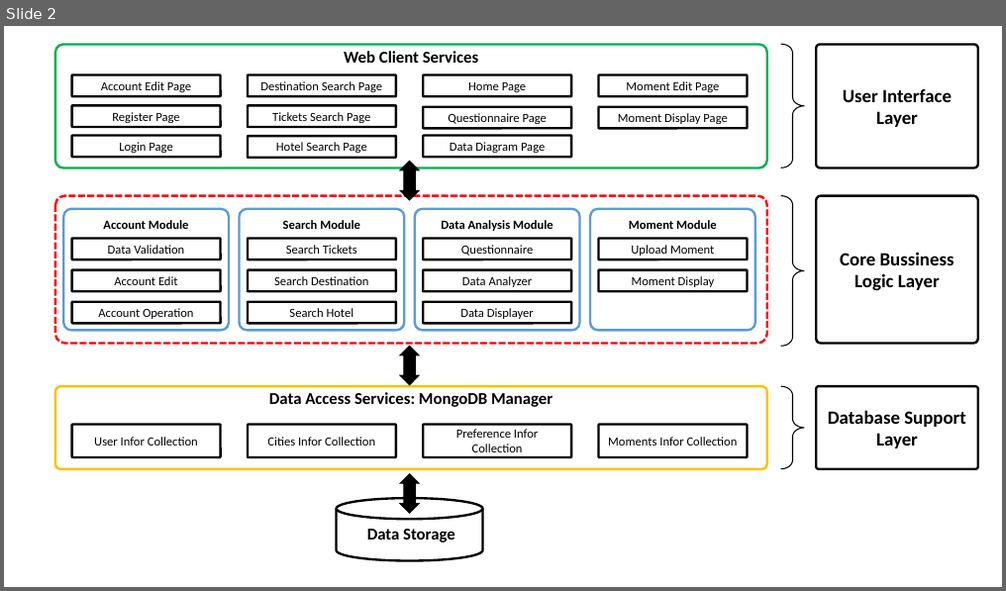
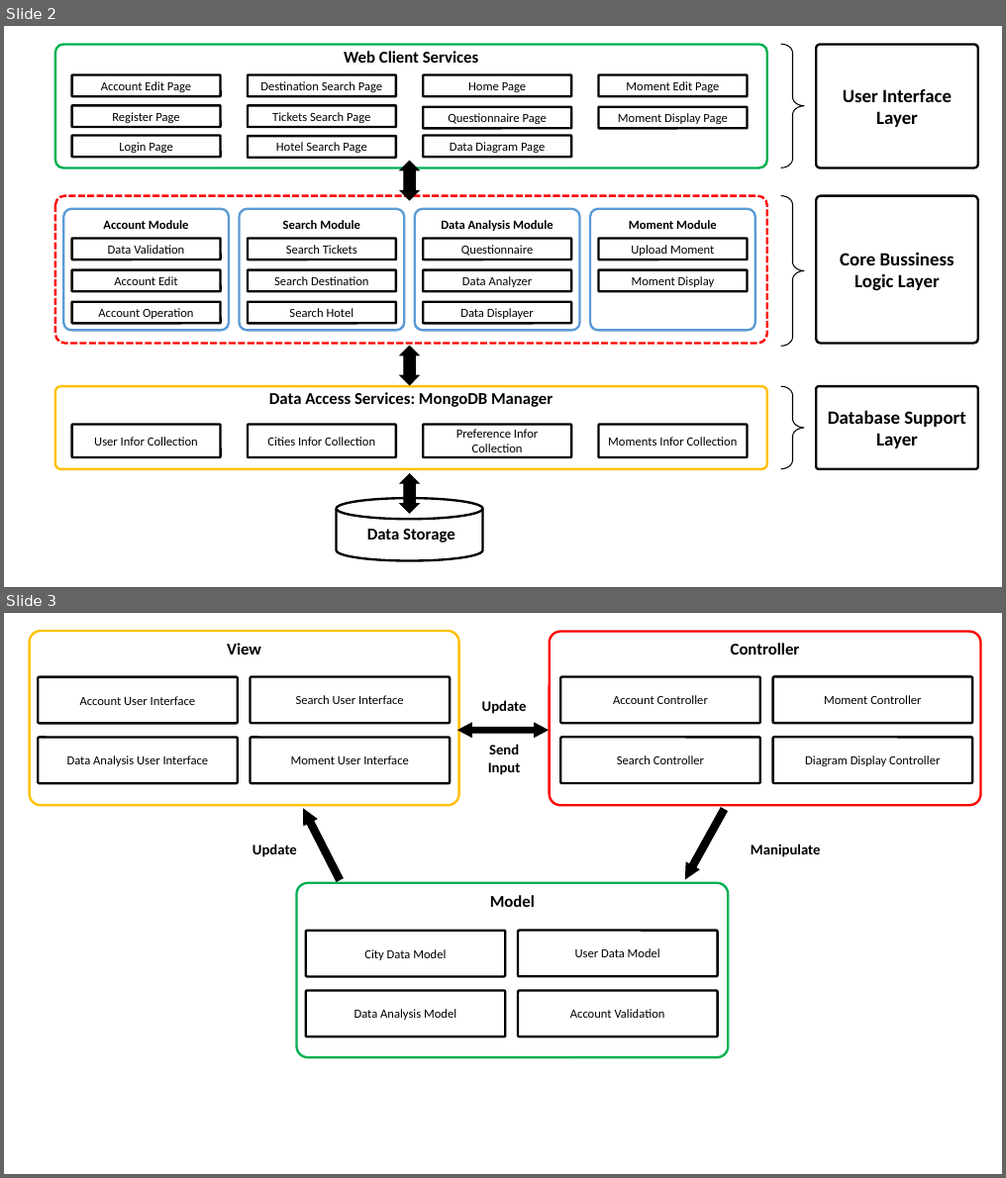
Before and after one commit to Software-Engineering-Seven-Group/ICDESystem, a slide deck: report_project/Delivery3/Report Graph.pptx. Shown one above the other, each under a label of ours: slide 2 before the commit, slides 2 and 3 after it. The pictures are 1006x591 and 1006x1178 pixels, drawn with LibreOffice and Linux fonts; fonts in the diff are those of the drawing. Boxes give left, top, right and bottom in pixels: in the first picture for what was removed or moved away, otherwise in the second. Text is boxed around its words. In the diff, an @@ line names an element or a change of style, - is before the commit and + after.

```diff
--- a/report_project/Delivery3/Report Graph.pptx
+++ b/report_project/Delivery3/Report Graph.pptx
@@ slide 3 added at bbox=[4, 613, 1002, 1174], background #FFFFFF @@
@@ group added at bbox=[30, 631, 981, 1058]: 15 rounded rectangles, 4 texts, 2 right arrows, 1 up down arrow @@
+View
+Model
+Controller
+City Data Model
+Data Analysis Model
+User Data Model
+Account Validation
+Account Controller
+Search Controller
+Moment Controller
+Diagram Display Controller
+Account User Interface
+Data Analysis User Interface
+Search User Interface
+Moment User Interface
+Update
+Send Input
+Update
+Manipulate
```
Also in this commit, not shown: 4 other files.
